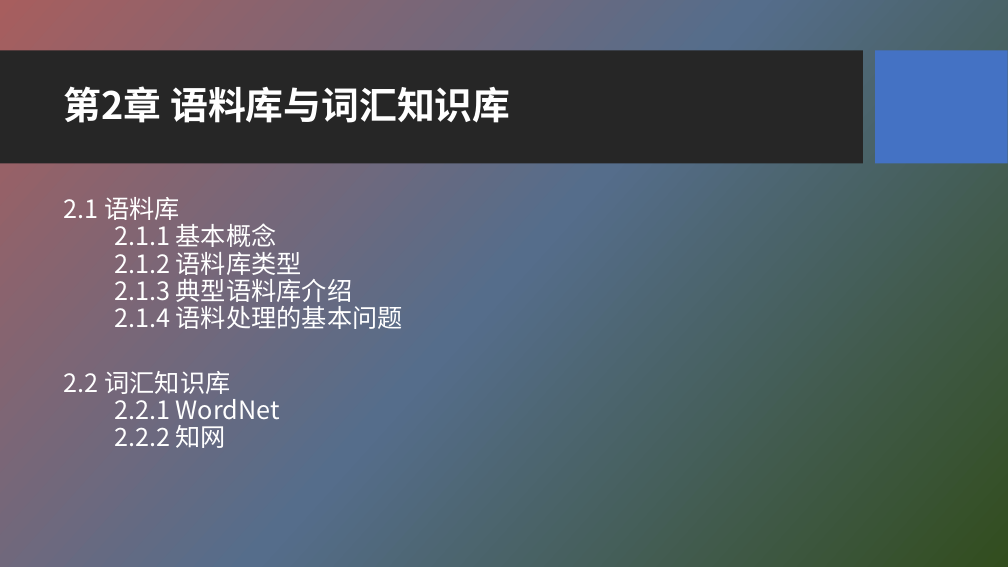
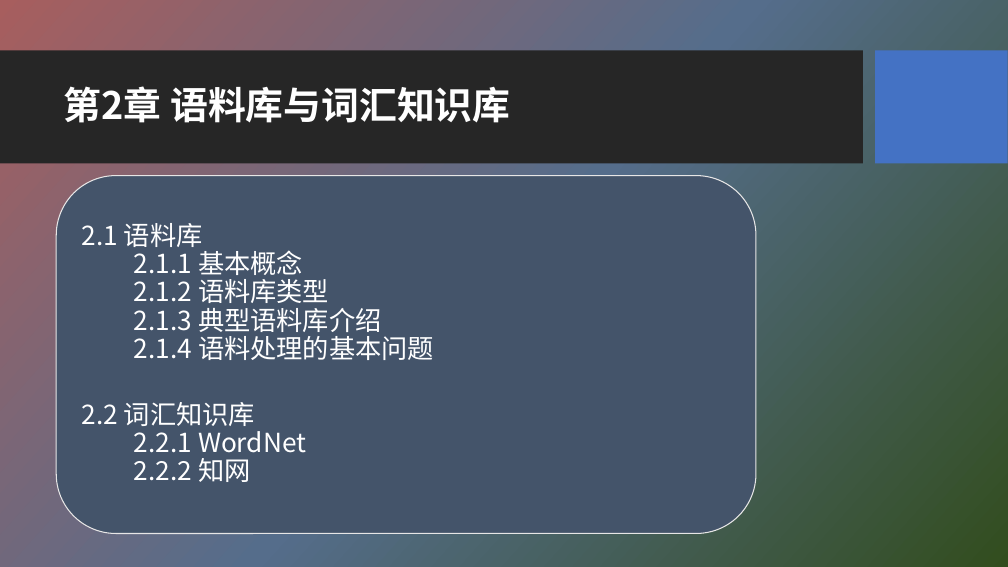
Before and after one commit to HBU/NLP_PPT, a slide deck: slide 2 of PPT-2020/ch02 语料库与词汇知识库.pptx. Drawn at 1008x567 pixels with LibreOffice and Linux fonts; fonts in the diff are those of the drawing; background and template pictures are left out. Boxes give left, top, right and bottom in pixels: in the first picture for what was removed or moved away, otherwise in the second. Text is boxed around its words. In the diff, an @@ line names an element or a change of style, - is before the commit and + after.

```diff
--- a/PPT-2020/ch02 语料库与词汇知识库.pptx
+++ b/PPT-2020/ch02 语料库与词汇知识库.pptx
@@ rounded rectangle added at [56, 175, 756, 533], fill #44546A, outline #E7E6E6 1 pt @@
@@ text "2.1 语料库 2.1.1 基本概念 2.1.2 ...": place and size @@
-text "2.1 语料库 2.1.1 基本概念 2.1.2 ..." at [64, 197, 403, 448]
+text "2.1 语料库 2.1.1 基本概念 2.1.2 ..." at [82, 223, 434, 482]
@@ text "2.1 语料库 2.1.1 基本概念 2.1.2 ..." at [82, 223, 434, 482]: size 24 to 25 pt; less space between paragraphs; vertical alignment top to middle @@
```
Also in this commit, not shown: 5 other slides changed, 9 slides added, 5 slides removed, 28 other files.
